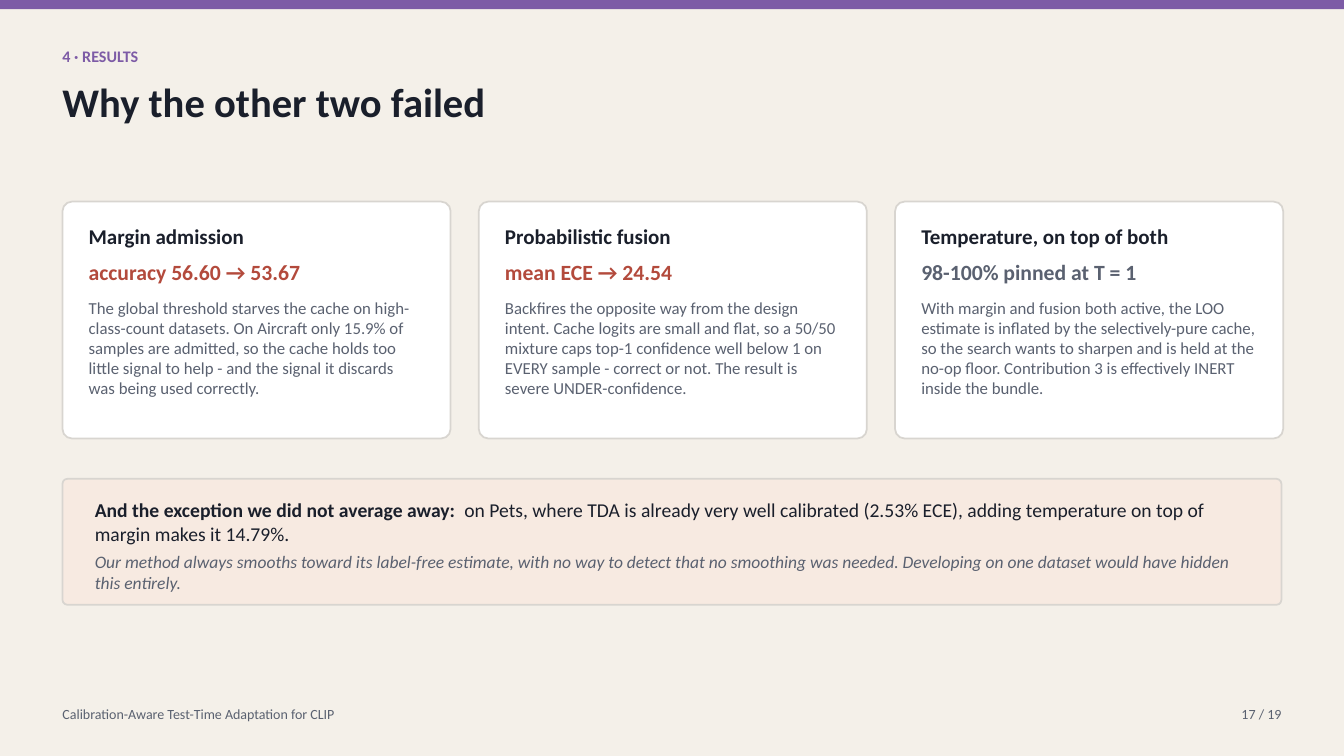
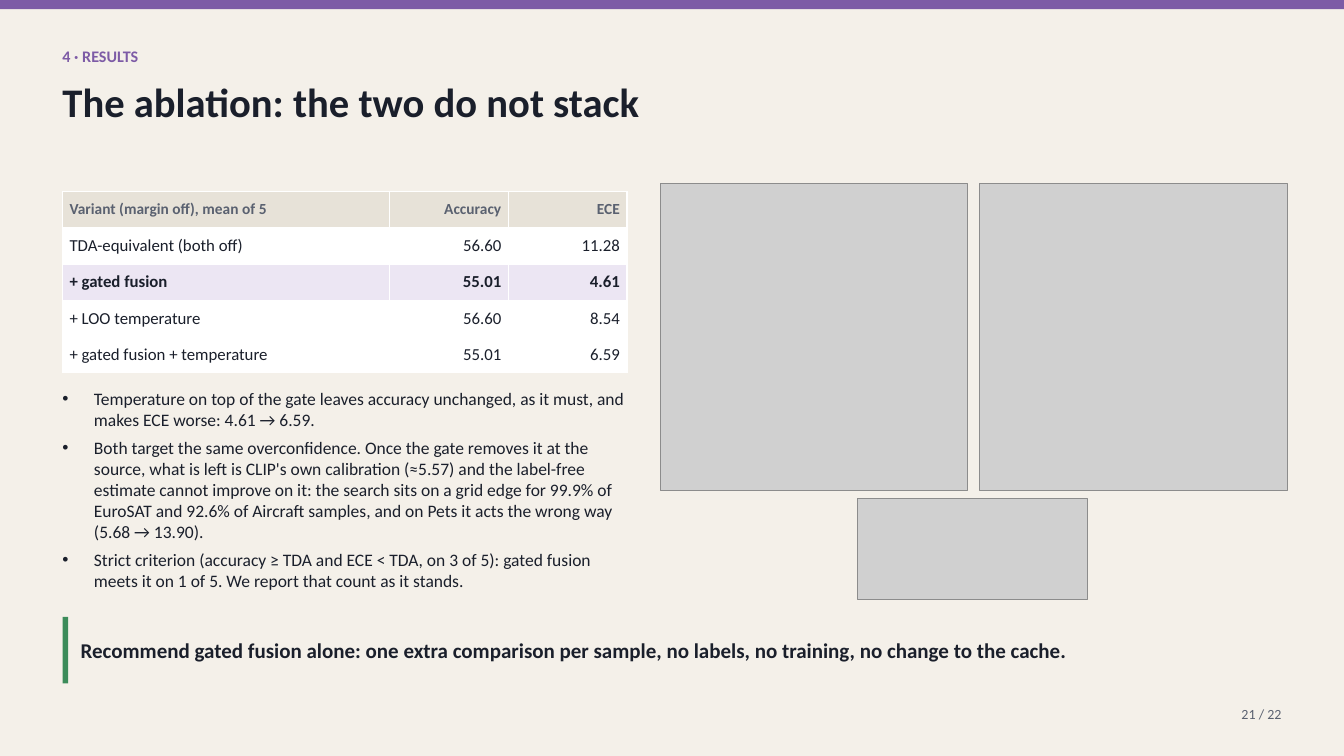
Before and after one commit to macwave12/deep_project_calibration_aware_tta, a slide deck: slide 21 of presentation/calibration_aware_tta.pptx (slide 17 before the commit). Drawn at 1344x756 pixels with LibreOffice and Linux fonts; fonts in the diff are those of the drawing; grey boxes stand for pictures. Boxes give left, top, right and bottom in pixels: in the first picture for what was removed or moved away, otherwise in the second. Text is boxed around its words. In the diff, an @@ line names an element or a change of style, - is before the commit and + after.

```diff
--- a/presentation/calibration_aware_tta.pptx
+++ b/presentation/calibration_aware_tta.pptx
@@ text at <box>62,88,639,118</box>: text changed @@
-Why the other two failed
+The ablation: the two do not stack
@@ rounded rectangle removed at <box>63,202,451,439</box> @@
@@ table added at <box>63,192,628,373</box>, 5 rows, 3 columns @@
+Variant (margin off), mean of 5 | Accuracy | ECE
+TDA-equivalent (both off) | 56.60 | 11.28
++ gated fusion | 55.01 | 4.61
++ LOO temperature | 56.60 | 8.54
++ gated fusion + temperature | 55.01 | 6.59
@@ rounded rectangle removed at <box>479,202,867,439</box> @@
@@ picture added at <box>660,184,968,491</box> @@
@@ rounded rectangle removed at <box>895,202,1284,439</box> @@
@@ picture added at <box>980,184,1288,491</box> @@
@@ text removed at <box>505,229,835,394</box> @@
-Probabilistic fusion
-mean ECE → 24.54
-Backfires the opposite way from the design intent. Cache logits are small and flat, so a 50/50 mixture caps top-1 confidence well below 1 on EVERY sample - correct or not. The result is severe UNDER-confidence.
@@ text removed at <box>921,229,1255,394</box> @@
-Temperature, on top of both
-98-100% pinned at T = 1
-With margin and fusion both active, the LOO estimate is inflated by the selectively-pure cache, so the search wants to sharpen and is held at the no-op floor. Contribution 3 is effectively INERT inside the bundle.
@@ text at <box>94,393,624,590</box>: text changed; size 12 to 12.5 pt; text colour #5A6170 to #1A1F2B @@
-Margin admission
-accuracy 56.60 → 53.67
-The global threshold starves the cache on high-class-count datasets. On Aircraft only 15.9% of samples are admitted, so the cache holds too little signal to help - and the signal it discards was being used correctly.
+• Temperature on top of the gate leaves accuracy unchanged, as it must, and makes ECE worse: 4.61 → 6.59.
+• Both target the same overconfidence. Once the gate removes it at the source, what is left is CLIP's own calibration (≈5.57) and the label-free estimate cannot improve on it: the search sits on a grid edge for 99.9% of EuroSAT and 92.6% of Aircraft samples, and on Pets it acts the wrong way (5.68 → 13.90).
+• Strict criterion (accuracy ≥ TDA and ECE < TDA, on 3 of 5): gated fusion meets it on 1 of 5. We report that count as it stands.
@@ rounded rectangle removed at <box>63,479,1281,605</box> @@
@@ text removed at <box>95,503,1229,592</box> @@
-And the exception we did not average away: on Pets, where TDA is already very well calibrated (2.53% ECE), adding temperature on top of margin makes it 14.79%.
-Our method always smooths toward its label-free estimate, with no way to detect that no smoothing was needed. Developing on one dataset would have hidden this entirely.
@@ picture added at <box>858,499,1088,600</box> @@
@@ rectangle added at <box>63,617,69,684</box>, fill #3C8C5A @@
@@ text added at <box>81,643,1066,662</box>, 15 pt, text #1A1F2B, bold @@
+Recommend gated fusion alone: one extra comparison per sample, no labels, no training, no change to the cache.
@@ text removed at <box>62,709,334,721</box> @@
-Calibration-Aware Test-Time Adaptation for CLIP
@@ text at <box>1241,710,1281,719</box>: text changed @@
-17 / 19
+21 / 22
```
Also in this commit, not shown: 10 other slides changed, 10 slides added, 7 slides removed.
